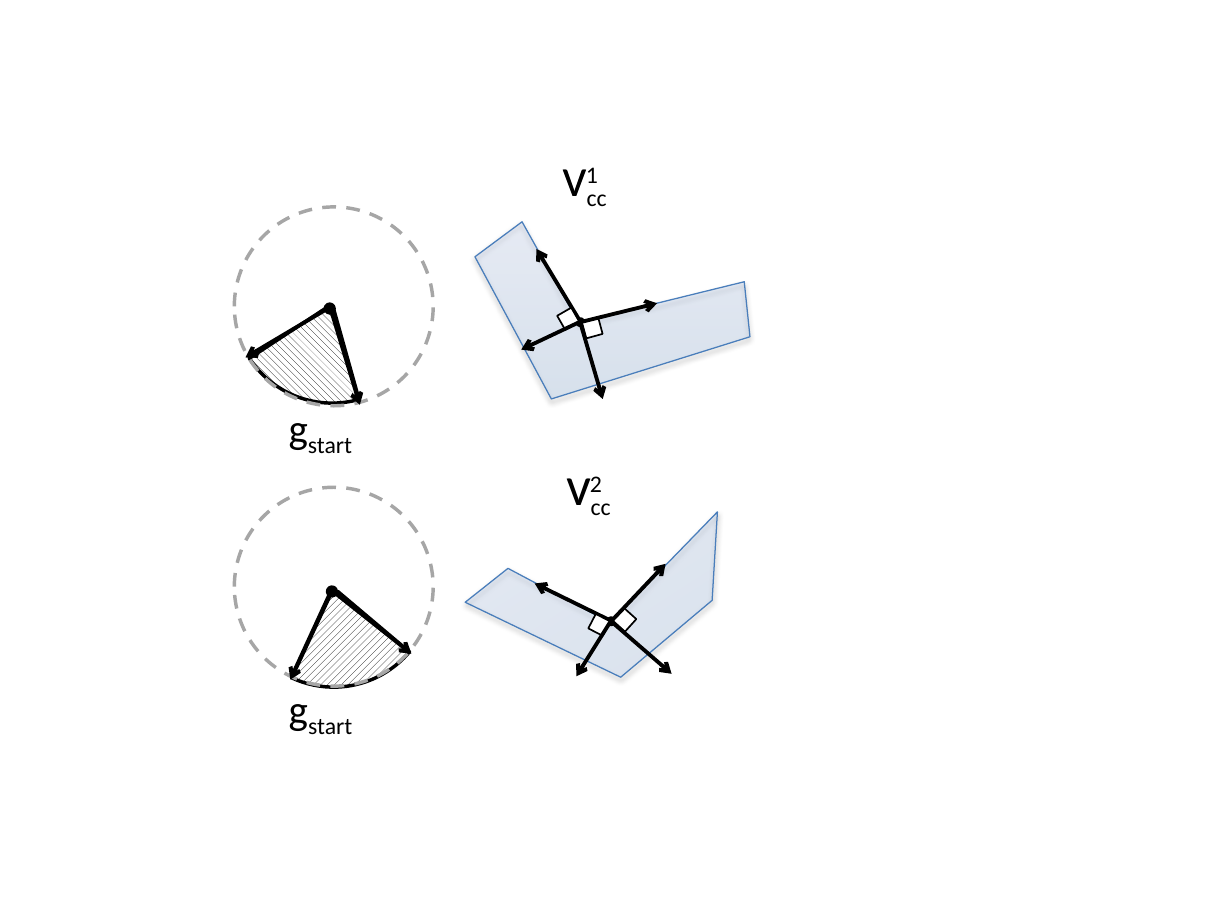
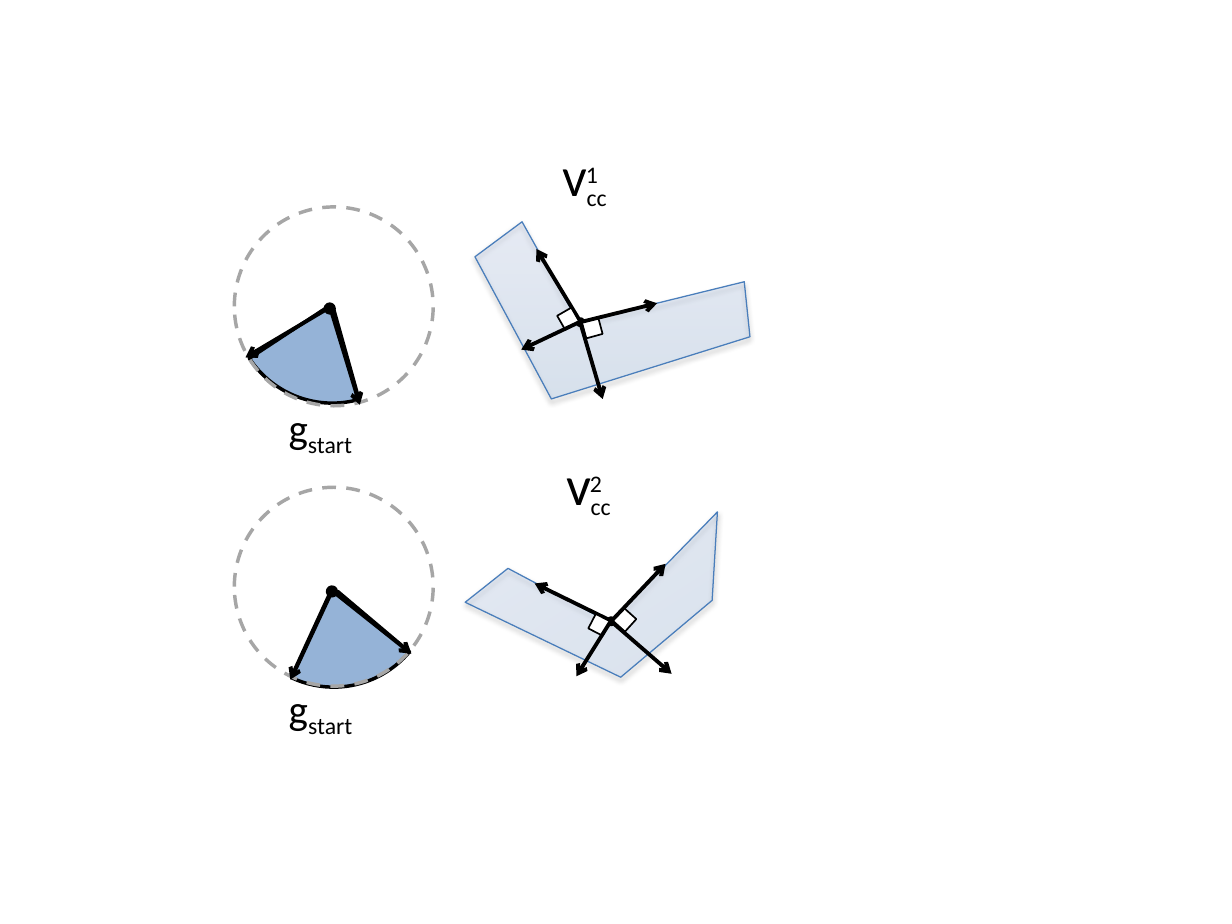
Before and after one commit to pcottle/MastersThesis, a slide deck: slide 21 of figures/figures.pptx. Drawn at 1232x924 pixels with LibreOffice and Linux fonts; fonts in the diff are those of the drawing. Boxes give left, top, right and bottom in pixels: in the first picture for what was removed or moved away, otherwise in the second. Text is boxed around its words. In the diff, an @@ line names an element or a change of style, - is before the commit and + after.

```diff
--- a/figures/figures.pptx
+++ b/figures/figures.pptx
@@ arch (boxed as its full ring) at box(233, 205, 431, 403): fill pattern #000000 on #FFFFFF to #95B3D7 @@
@@ arch (boxed as its full ring) at box(197, 452, 470, 725): fill pattern #000000 on #FFFFFF to #95B3D7 @@
```
Also in this commit, not shown: 7 other slides changed, 9 other files.
